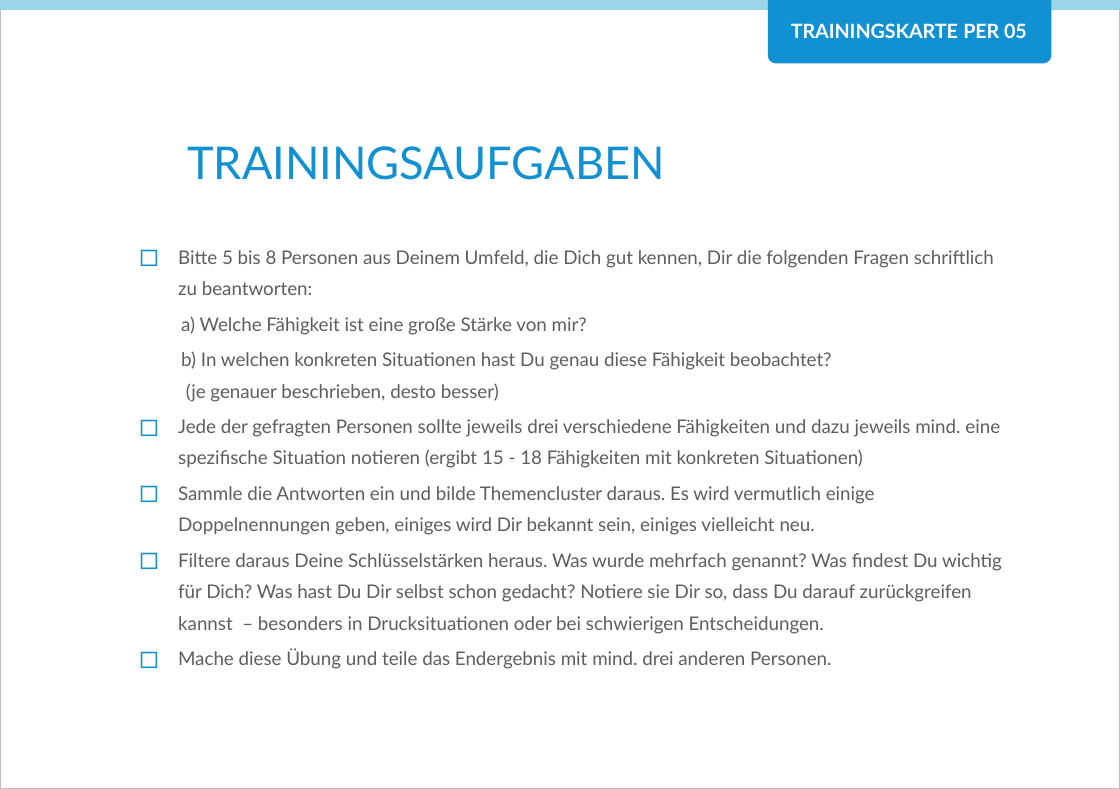
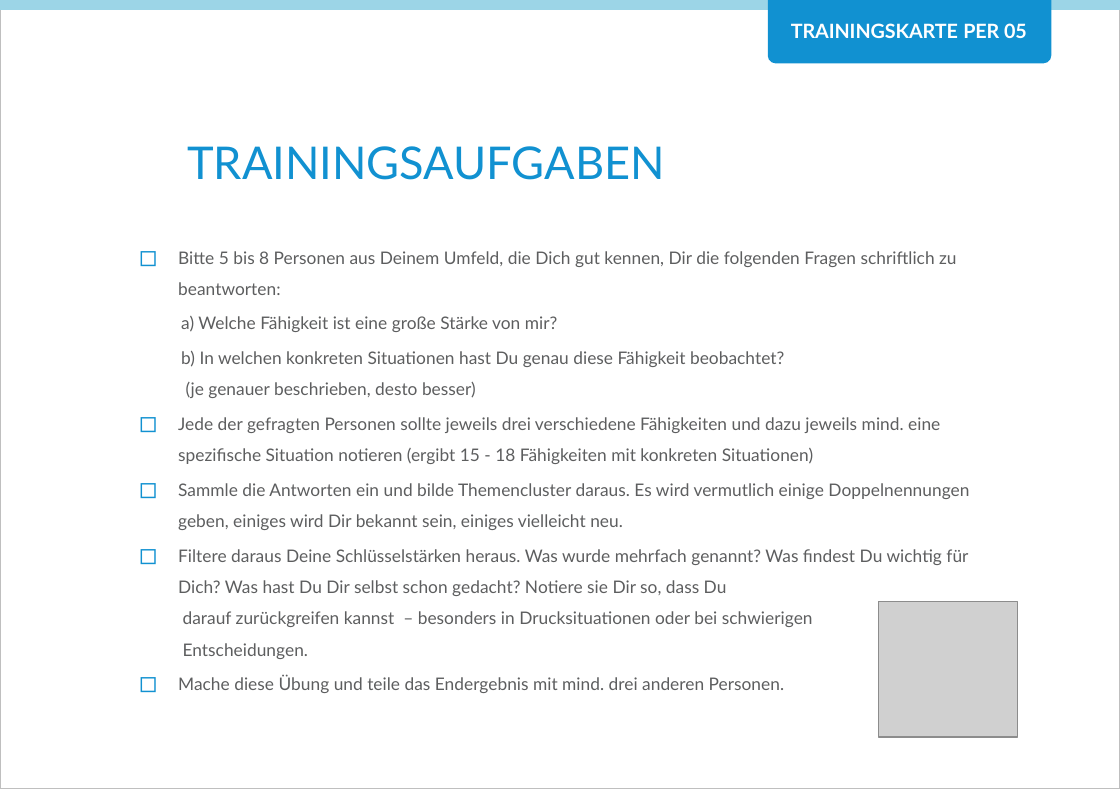
Before and after one commit to Teamtool/training-materials, a slide deck: slide 2 of agile moves/Perception (PER)/ger_PER_05_Staerkenspiegel.pptx. Drawn at 1120x789 pixels with LibreOffice and Linux fonts; fonts in the diff are those of the drawing; grey boxes stand for pictures; background and template pictures are left out. Boxes give left, top, right and bottom in pixels: in the first picture for what was removed or moved away, otherwise in the second. Text is boxed around its words. In the diff, an @@ line names an element or a change of style, - is before the commit and + after.

```diff
--- a/agile moves/Perception (PER)/ger_PER_05_Staerkenspiegel.pptx
+++ b/agile moves/Perception (PER)/ger_PER_05_Staerkenspiegel.pptx
@@ text "Bitte 5 bis 8 Personen ..." at [178, 251, 969, 693]: size 10 to 9.2 pt; line spacing 1.4 to 1.5 @@
@@ picture added at [879, 603, 1018, 738] @@
```
Also in this commit, not shown: 4 other files.
